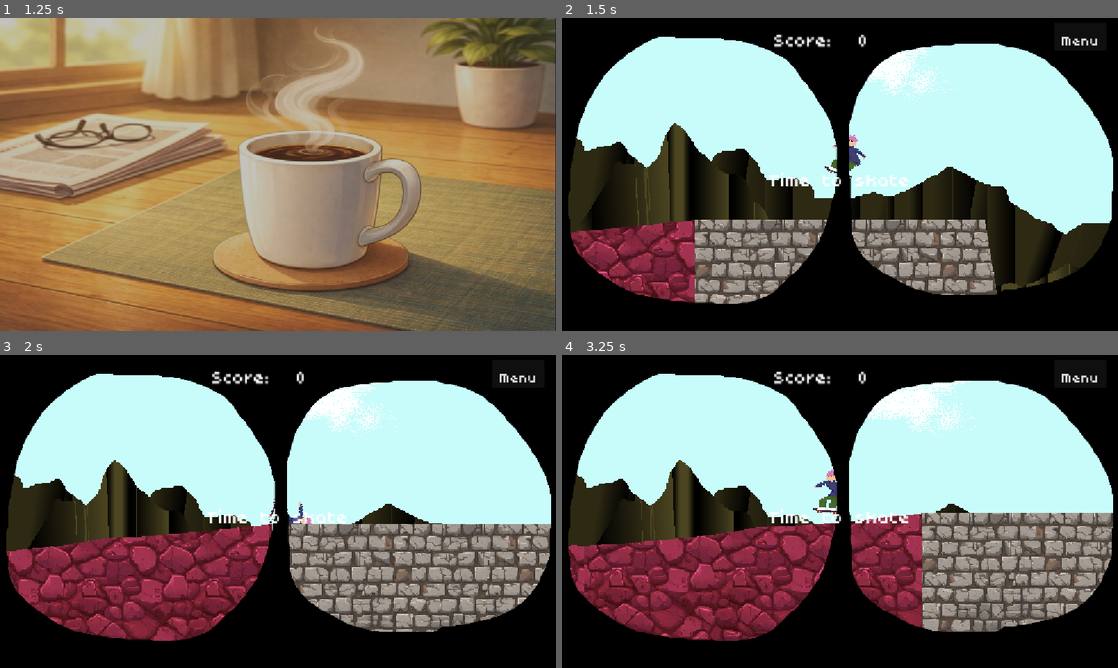
Above: before the commit, frames 1-4 (two rows, left to right).
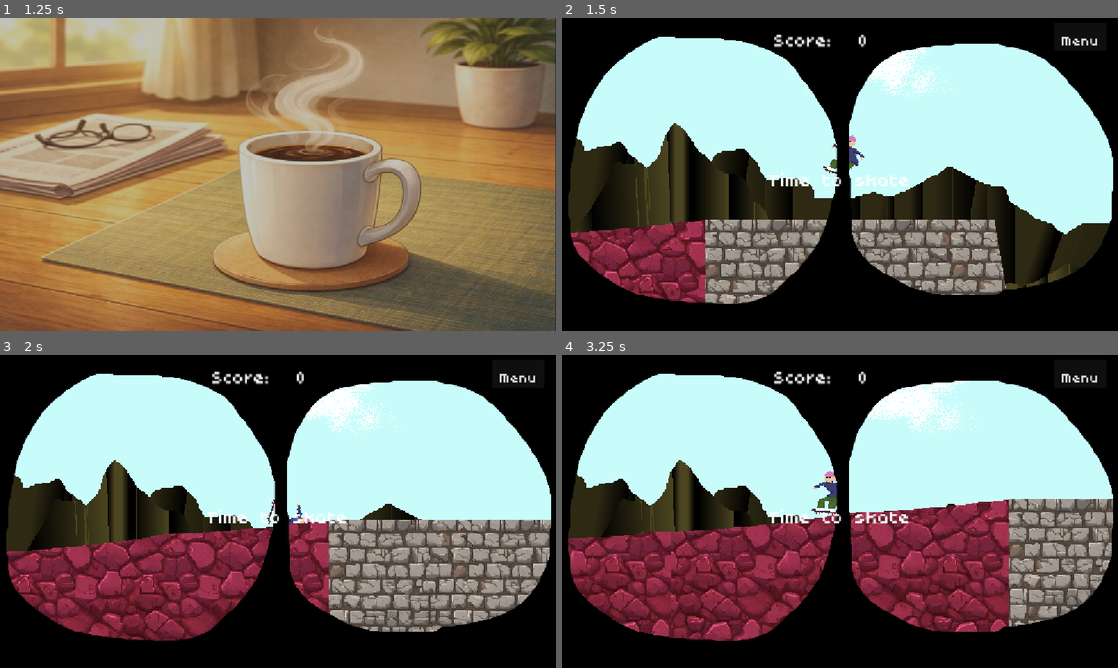
Above: after the commit, the same moments.

Repository: Nikug/fgj-2026
Game: Godot game, scene res://vilperi/MaskSelect.tscn
Same seed, same stepped clock (60 frames per second), same inputs: the game is played once before the commit and once after it. Sound files missing from this copy of the repository are replaced by a short silence.
Inputs (mouse positions are in pixels of both pictures, inside the frame that each line leads up to):
- Up to frame 1 (1.25 s): click "Begin your day" at 0.5 s
- Up to frame 2 (1.5 s): tap Enter (ui_accept) at 1.25 s; move the mouse to (962, 158) at 1.27 s; hold Right (right) from 1.28 s (still down); tap R (r) at 1.35 s
- Up to frame 3 (2 s): keep holding Right (right); tap Space (jump) at 1.52, 1.55, 1.82 s
- Up to frame 4 (3.25 s): move the mouse to (728, 527) at 2.02 s; tap Space (jump) at 2.1, 2.27, 2.57, 3.05 s; tap R (r) at 2.3 s; move the mouse to (895, 442) at 2.77 s; release Right (right) at 2.78 s; hold A (left) from 2.78 s (still down); click (895, 442) at 2.85 s

Frame 1 is identical in both runs. In frame 2, 8.5% of the frame differs, in the area x 1-80%, y 37-92%; in frame 3, 18%; in frame 4, 22%, in the area x 1-100%, y 36-92%.

Commit message:
min speed

Diff:
--- a/skeittipeli/aleksi/ukkeli.gd
+++ b/skeittipeli/aleksi/ukkeli.gd
@@ -19,6 +19,8 @@
 
 # Get the gravity from the project settings to be synced with RigidBody nodes.
 var gravity = ProjectSettings.get_setting("physics/2d/default_gravity")
+# Minimum leftward velocity (always applied)
+@export var min_left_velocity: float = -200.0
 var has_double_jumped: bool = false
 var animation_locked: bool = false
 var direction: Vector2 = Vector2.ZERO
@@ -38,7 +40,7 @@
 const AIR_ACCEL: float = 30
 const GROUND_SPEED_LIMIT: float = 80
 const AIR_SPEED_LIMIT: float = 80
-const ROTATION_LIMIT: float = 500
+const ROTATION_LIMIT: float = 300
 const MAX_MOVEMENT_SPEED: float = 2000
 
 
@@ -51,6 +53,11 @@
     has_double_jumped = false
     was_in_air = false
     total_rotation = 0.0
+
+
+  # Always apply minimum leftward velocity
+  if velocity.x > min_left_velocity:
+    velocity.x = min(velocity.x, min_left_velocity)
 
 
   # Get the input direction and handle the movement/deceleration.
@@ -85,13 +92,13 @@
       velocity = velocity.slide(slide_direction)
     # Handle Jump.
   if Input.is_action_just_pressed("jump"):
-      if collided:
+    if collided:
           velocity += get_last_slide_collision().get_normal().rotated(deg_to_rad(-90)) * 200
         # Normal jump from floor
         #jump()
-      else:
+    else:
           velocity.x -= 600
-  velocity.x = max(-MAX_MOVEMENT_SPEED, velocity.x) if velocity.x <0 else min(MAX_MOVEMENT_SPEED, velocity.x)
+  velocity.x = max(-MAX_MOVEMENT_SPEED, velocity.x) if velocity.x < 0 else min(MAX_MOVEMENT_SPEED, velocity.x)
   update_facing_direction()
 
 func update_facing_direction():
